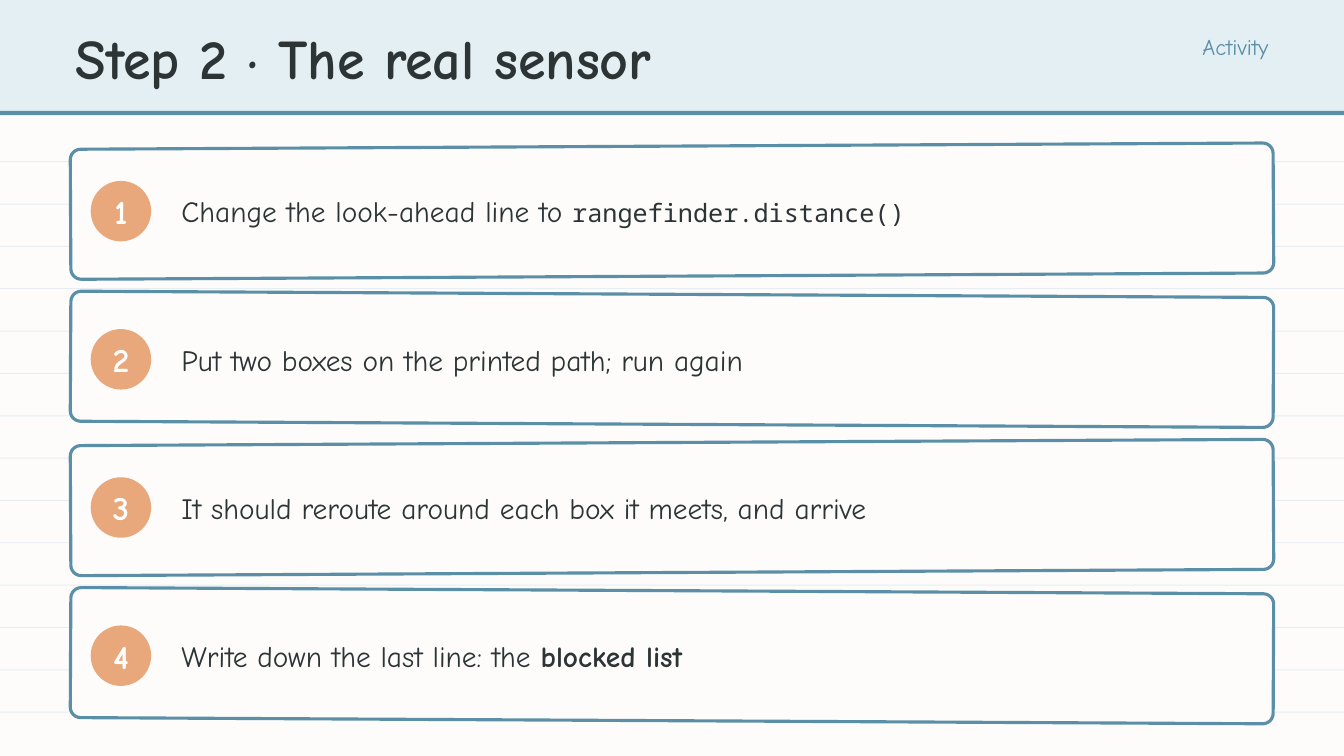
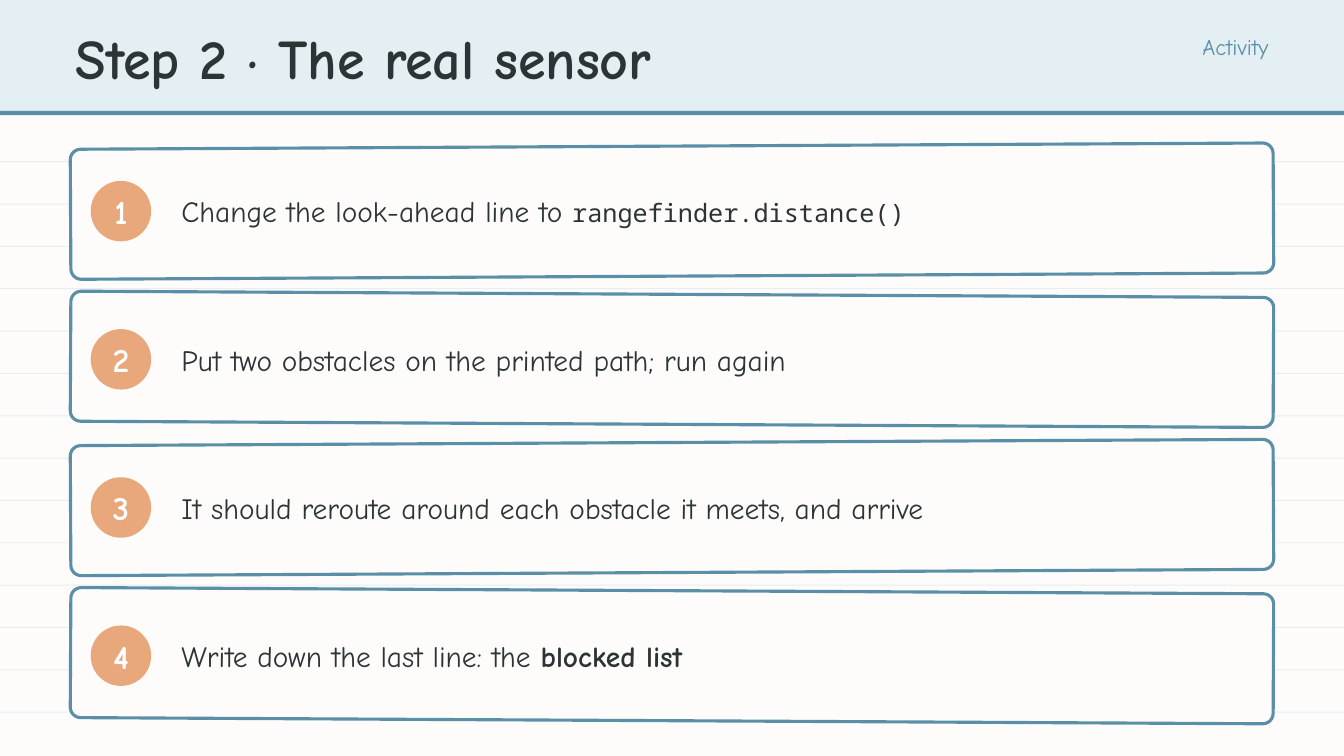
Before and after one commit to bradamiller/LearningPython, a slide deck: slide 20 of static/slides/module-05-pathfinding/module-5-lesson-08-building-experience.pptx. Drawn at 1344x756 pixels with LibreOffice and Linux fonts; fonts in the diff are those of the drawing. Boxes give left, top, right and bottom in pixels: in the first picture for what was removed or moved away, otherwise in the second. Text is boxed around its words. In the diff, an @@ line names an element or a change of style, - is before the commit and + after.

```diff
--- a/static/slides/module-05-pathfinding/module-5-lesson-08-building-experience.pptx
+++ b/static/slides/module-05-pathfinding/module-5-lesson-08-building-experience.pptx
@@ text at (x1=181, y1=351, x2=786, y2=377): text changed @@
-Put two boxes on the printed path; run again
+Put two obstacles on the printed path; run again
@@ text at (x1=181, y1=499, x2=923, y2=522): text changed @@
-It should reroute around each box it meets, and arrive
+It should reroute around each obstacle it meets, and arrive
```
Also in this commit, not shown: 6 other slides changed, 11 other files.
